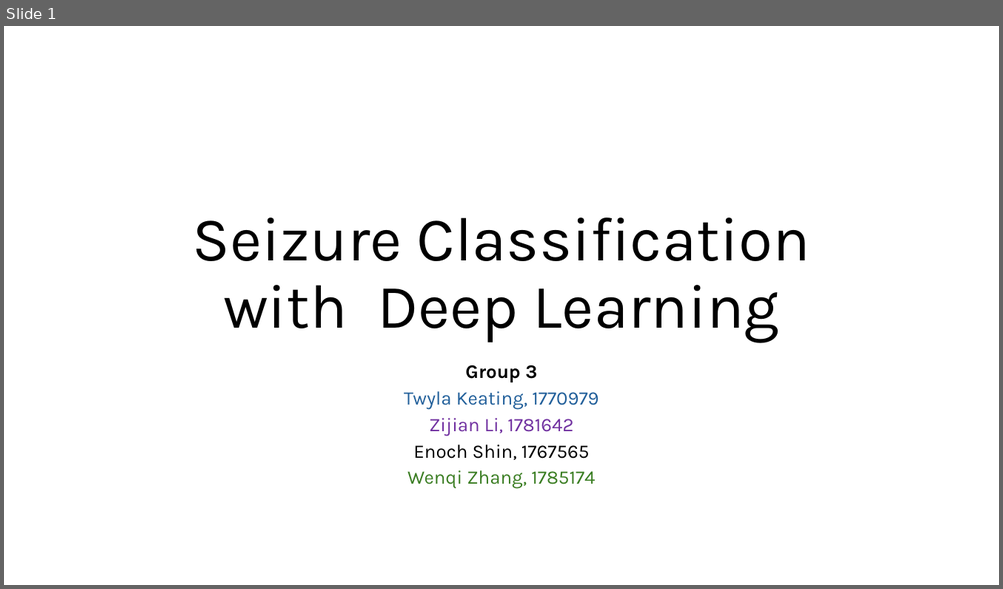
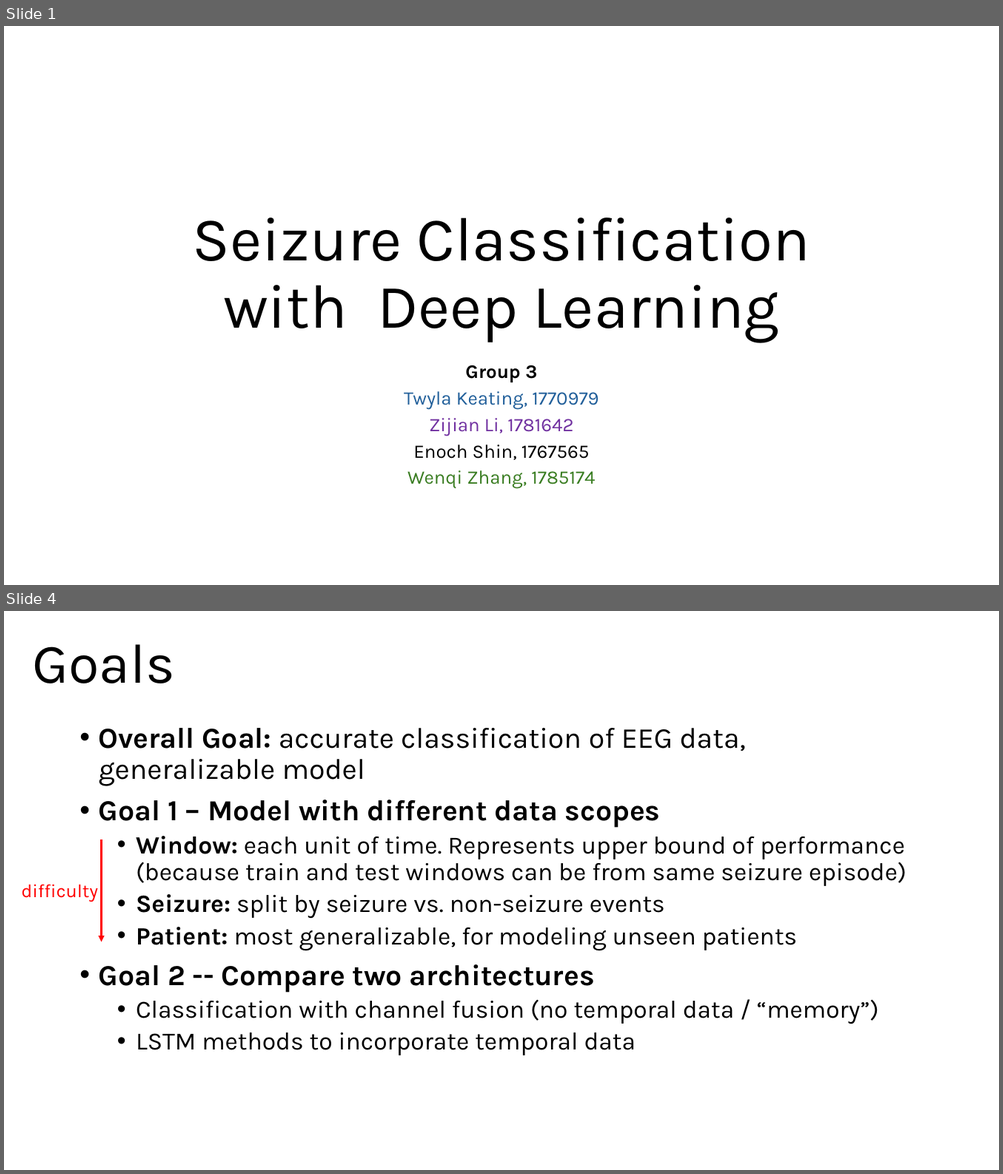
Before and after one commit to eshin21/EpilepsyDeepLearning, a slide deck: Group 3 Seizures Deep Learning Presentation.pptx. Shown one above the other, each under a label of ours: slide 1 before the commit, slides 1 and 4 after it; the slides between them are not shown. The pictures are 1003x589 and 1003x1174 pixels, drawn with LibreOffice and Linux fonts; fonts in the diff are those of the drawing. Boxes give left, top, right and bottom in pixels: in the first picture for what was removed or moved away, otherwise in the second. Text is boxed around its words. In the diff, an @@ line names an element or a change of style, - is before the commit and + after.

Commit message:
ppt

```diff
--- a/Group 3 Seizures Deep Learning Presentation.pptx
+++ b/Group 3 Seizures Deep Learning Presentation.pptx
@@ slide 4 added at <box>4,611,999,1170</box>, background #FFFFFF @@
@@ title added at <box>33,644,175,684</box>, 54 pt, text #000000 @@
+Goals
@@ text added at <box>99,728,906,1056</box>, 24 pt, text #000000 @@
+• Overall Goal: accurate classification of EEG data, generalizable model
+• Goal 1 – Model with different data scopes
+  • Window: each unit of time. Represents upper bound of performance (because train and test windows can be from same seizure episode)
+  • Seizure: split by seizure vs. non-seizure events
+  • Patient: most generalizable, for modeling unseen patients
+• Goal 2 -- Compare two architectures
+  • Classification with channel fusion (no temporal data / “memory”)
+  • LSTM methods to incorporate temporal data
@@ arrow added from (101, 840) to (101, 943), #FF0000 1.5 pt @@
@@ text added at <box>21,884,98,902</box>, 18 pt, text #FF0000 @@
+difficulty
```
Also in this commit, not shown: 2 slides changed, 10 other slides added, 19 slides removed.
